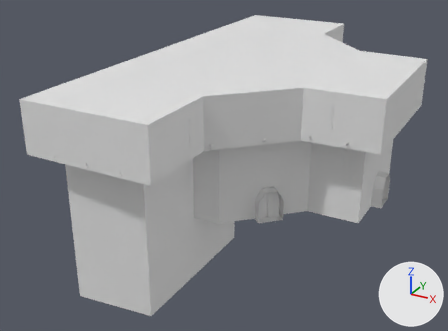
What one commit did to the FBX model Meshes/Levels/Foyer/Foyer.fbx.
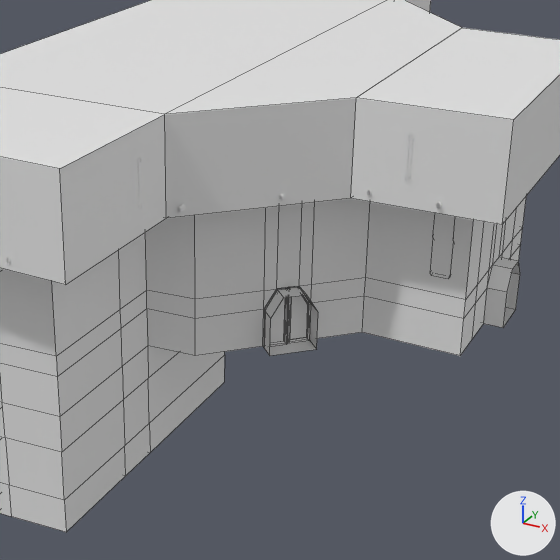
Old and new are each drawn whole from a camera (50 mm lens) standing at (21.2, -54.3, 27.5) and looking at (-7.0, -3.1, 1.9) and again close up on the part from 26% to 92% of the width and 11% to 100% of the height. Lighting does not change. The marker at lower right points along +X, +Y and +Z. The older version's two pictures come first. The close-ups show mesh edges as thin lines. Where no turn or scale is listed for an object, it has been applied to the vertices.

In view in the first close-up: 'Foyer', 'Foyer.001', 'FoyerUpper' and 2 more.
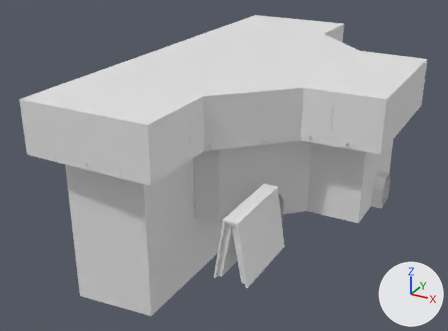
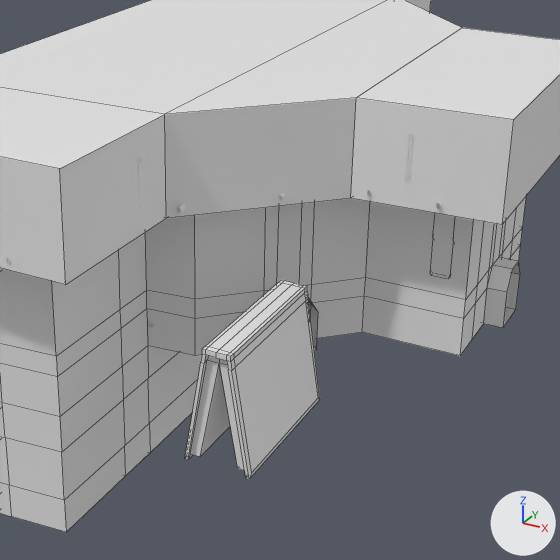
The newer file is also rescaled (x0.666), turned or shifted as a whole; pictures and numbers use the older file's frame.

Where the change shows, as pixel boxes [x1, y1, x2, y2] in the close-ups (560 x 560 px):
'Cube.007', added
    after: [185, 280, 320, 479]
'Foyer.001', unchanged, covered by the edit
    before: [270, 286, 311, 346]
    after: [308, 300, 311, 317]

What the commit changed:
Mesh me_cube_015 is new.
It has 80 vertices, 76 faces and spans x -1.51..1.51, y -3.63..3.63, z -2.84..2.64.
Object 'Cube.007' (ob_cube_007) is new; it shows me_cube_015.
Its location is (1.93, -14.71, 2.36).
